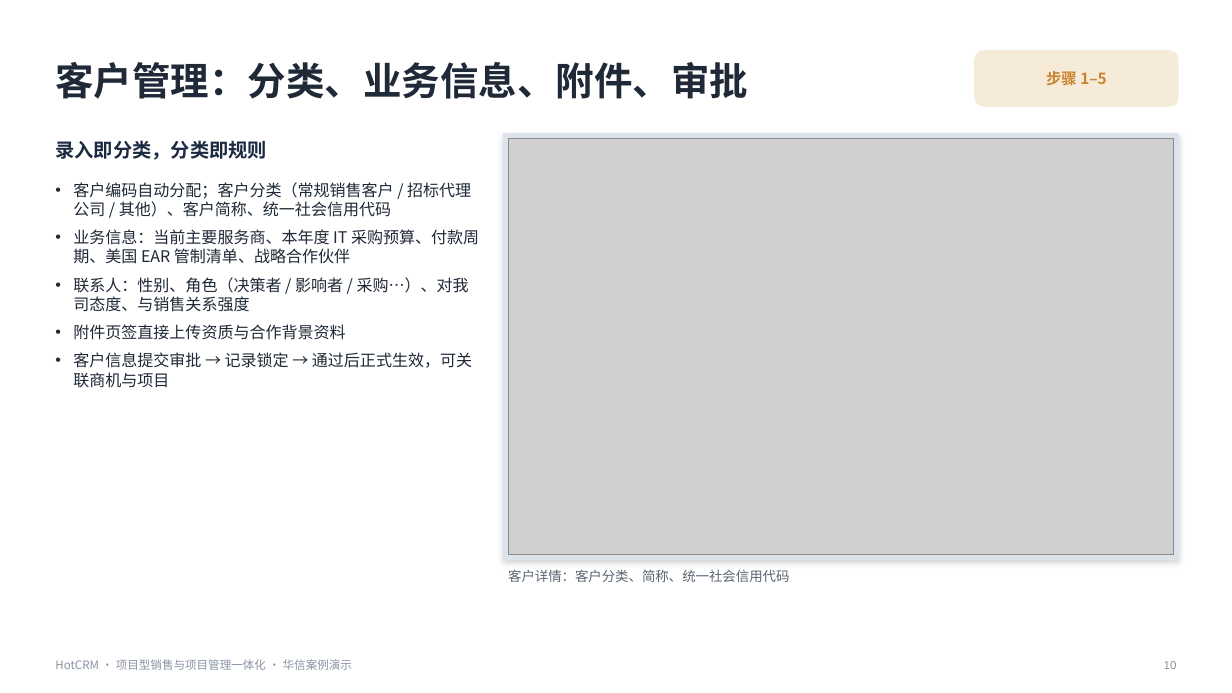
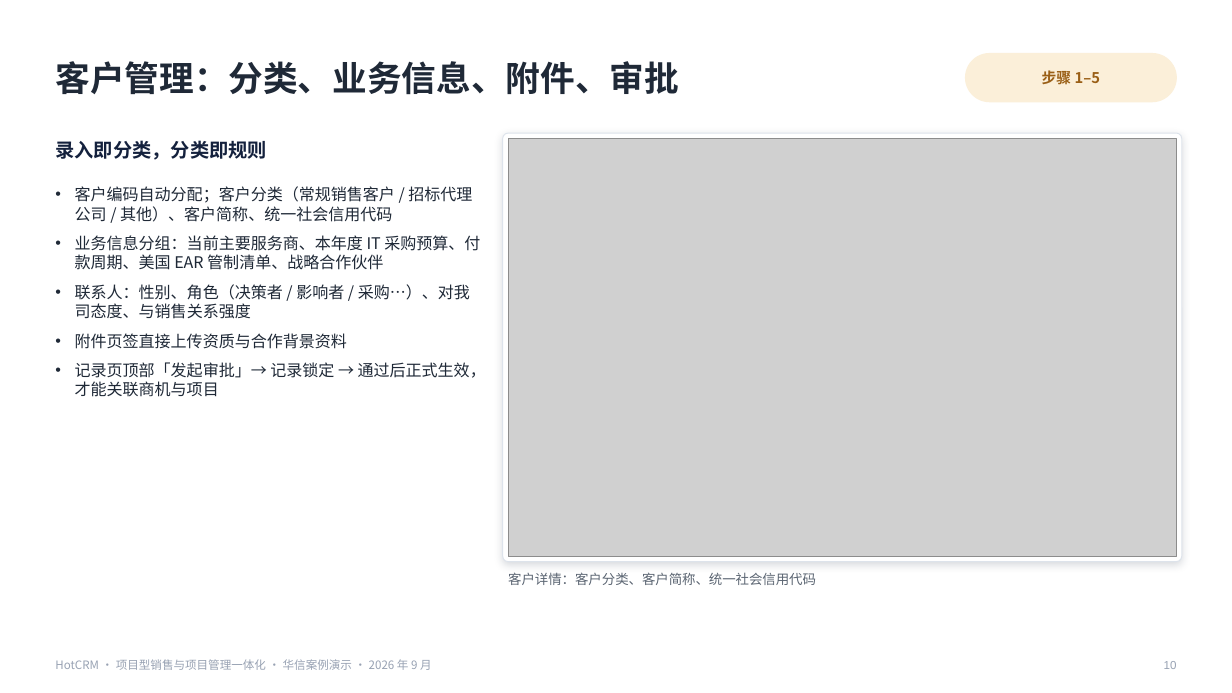
Before and after one commit to sunhaolin/hotcrm, a slide deck: slide 10 of docs/demo/psa-presales/客户汇报-华信案例.pptx. Drawn at 1232x693 pixels with LibreOffice and Linux fonts; fonts in the diff are those of the drawing; grey boxes stand for pictures. Boxes give left, top, right and bottom in pixels: in the first picture for what was removed or moved away, otherwise in the second. Text is boxed around its words. In the diff, an @@ line names an element or a change of style, - is before the commit and + after.

```diff
--- a/docs/demo/psa-presales/客户汇报-华信案例.pptx
+++ b/docs/demo/psa-presales/客户汇报-华信案例.pptx
@@ text "客户管理：分类、业务信息、附件、审批" at box(55, 61, 679, 95): size 30 to 27 pt @@
@@ text "步骤 1–5" at box(1042, 70, 1100, 84): size 12 to 11.5 pt, text colour #C8842E to #9A5F16 @@
@@ rounded rectangle: place and size @@
-rounded rectangle at box(975, 51, 1178, 106)
+rounded rectangle at box(966, 54, 1177, 102)
@@ rounded rectangle at box(966, 54, 1177, 102): fill #F6EAD8 to #FBEFD9; outline #F6EAD8 1 pt to #FBEFD9 1 pt; proportions changed @@
@@ rounded rectangle: place and size @@
-rounded rectangle at box(504, 134, 1178, 559)
+rounded rectangle at box(503, 133, 1182, 562)
@@ rounded rectangle at box(503, 133, 1182, 562): rectangle to rounded rectangle; fill #DDE3EA to #FFFFFF; outline #DDE3EA 1 pt to #DDE3EB 0.75 pt; shadow changed @@
@@ text at box(75, 186, 472, 349): indent changed; more space between paragraphs @@
@@ text at box(75, 235, 480, 270): text changed @@
-• 业务信息：当前主要服务商、本年度 IT 采购预算、付款周期、美国 EAR 管制清单、战略合作伙伴
+• 业务信息分组：当前主要服务商、本年度 IT 采购预算、付款周期、美国 EAR 管制清单、战略合作伙伴
@@ text at box(75, 362, 486, 397): text changed @@
-• 客户信息提交审批 → 记录锁定 → 通过后正式生效，可关联商机与项目
+• 记录页顶部「发起审批」→ 记录锁定 → 通过后正式生效，才能关联商机与项目
@@ text at box(508, 572, 816, 585): text changed @@
-客户详情：客户分类、简称、统一社会信用代码
+客户详情：客户分类、客户简称、统一社会信用代码
@@ text at box(55, 659, 432, 670): text changed; text colour #8A94A3 to #98A2B3 @@
-HotCRM · 项目型销售与项目管理一体化 · 华信案例演示
+HotCRM · 项目型销售与项目管理一体化 · 华信案例演示 · 2026 年 9 月
```
Also in this commit, not shown: 31 other slides changed, 3 slides added, 49 other files.
